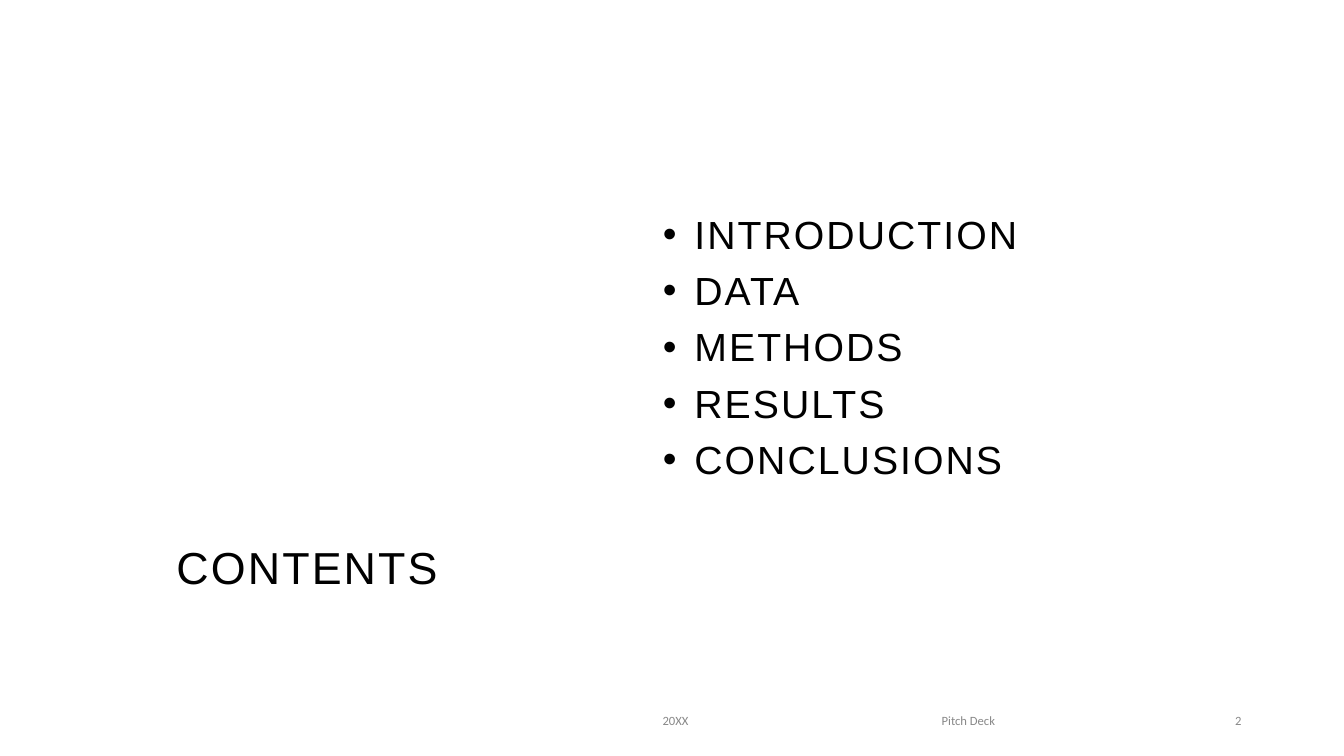
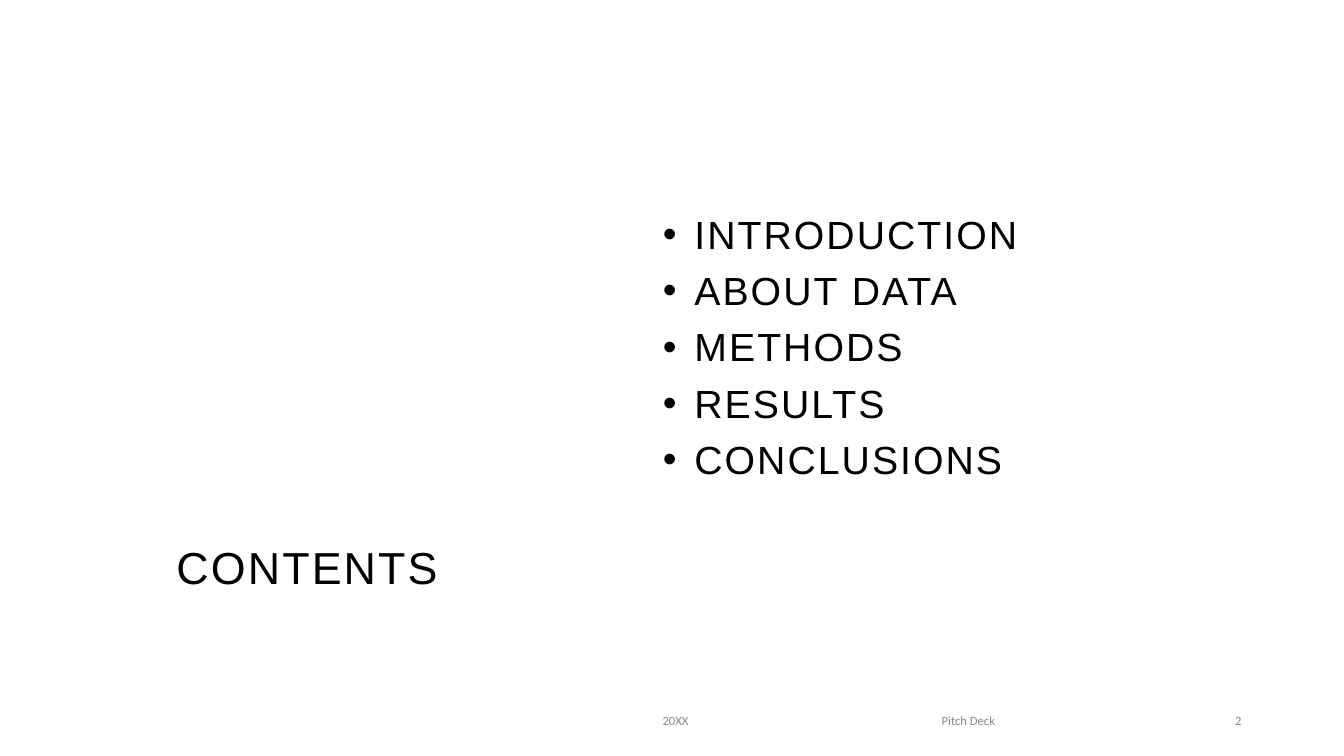
Before and after one commit to tslever/Bayesian_Docking-Score_Predictor, a slide deck: slide 2 of DS6040_Bayesian ML for Docking Score.pptx. Drawn at 1344x756 pixels with LibreOffice and Linux fonts; fonts in the diff are those of the drawing; background and template pictures are left out. Boxes give left, top, right and bottom in pixels: in the first picture for what was removed or moved away, otherwise in the second. Text is boxed around its words. In the diff, an @@ line names an element or a change of style, - is before the commit and + after.

```diff
--- a/DS6040_Bayesian ML for Docking Score.pptx
+++ b/DS6040_Bayesian ML for Docking Score.pptx
@@ text at [694, 277, 957, 306]: text changed @@
-• DATA
+• ABOUT DATA
```
Also in this commit, not shown: 7 other slides changed, 2 slides added.
